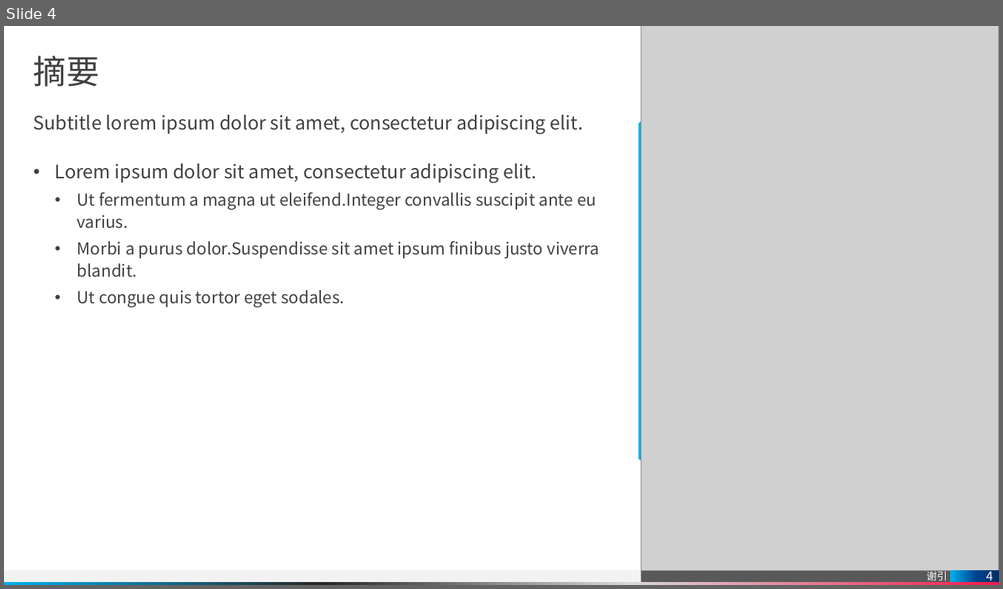
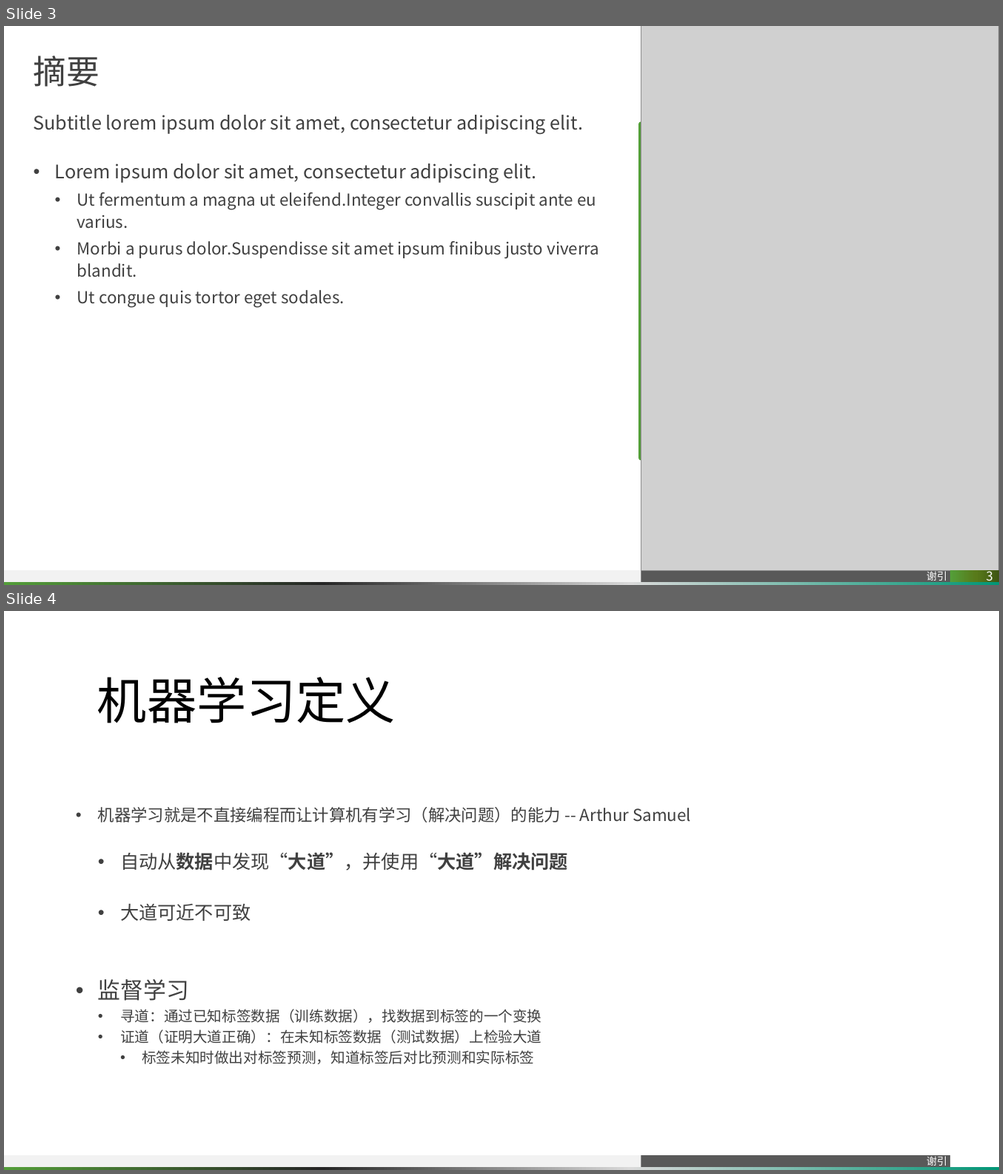
Before and after one commit to pitybea/l2r, a slide deck: rank.pptx. Shown one above the other, each under a label of ours: slide 4 before the commit, slides 3 and 4 after it. The pictures are 1003x589 and 1003x1174 pixels, drawn with LibreOffice and Linux fonts; fonts in the diff are those of the drawing; grey boxes stand for pictures. Boxes give left, top, right and bottom in pixels: in the first picture for what was removed or moved away, otherwise in the second. Text is boxed around its words. In the diff, an @@ line names an element or a change of style, - is before the commit and + after.

```diff
--- a/rank.pptx
+++ b/rank.pptx
@@ slide 4 added at bbox=[4, 611, 999, 1170], background #FFFFFF; not listed: 3 template elements that a slide beside it also shows @@
@@ text added at bbox=[97, 677, 395, 723], 48 pt, text #000000 @@
+机器学习定义
@@ text added at bbox=[98, 807, 691, 1065], 14 pt, text #404040 @@
+  • 机器学习就是不直接编程而让计算机有学习（解决问题）的能力 -- Arthur Samuel
+    • 自动从数据中发现“大道”，并使用“大道”解决问题
+    • 大道可近不可致
+  • 监督学习
+    • 寻道：通过已知标签数据（训练数据），找数据到标签的一个变换
+    • 证道（证明大道正确）：在未知标签数据（测试数据）上检验大道
+      • 标签未知时做出对标签预测，知道标签后对比预测和实际标签
@@ what was slide 4 is now slide 3 @@
@@ slide 3 changed as well @@
@@ line (640, 124) - (640, 458): stroke #00B0F0 5 pt to #549E39 5 pt @@
@@ page number at bbox=[950, 571, 999, 582]: fill gradient #003065 to #004490 to #00B0F0 to gradient #3F5612 to #597B1A to #549E39 @@
@@ page number at bbox=[986, 568, 993, 585]: text changed @@
-4
+3
@@ rectangle at bbox=[4, 582, 999, 585]: fill gradient #F2194A to #D9D9D9 to #262626 to #00B0F0 to gradient #029676 to #D9D9D9 to #262626 to #549E39 @@
```
Also in this commit, not shown: 10 other slides changed, 1 other slide added, 1 slide removed.
